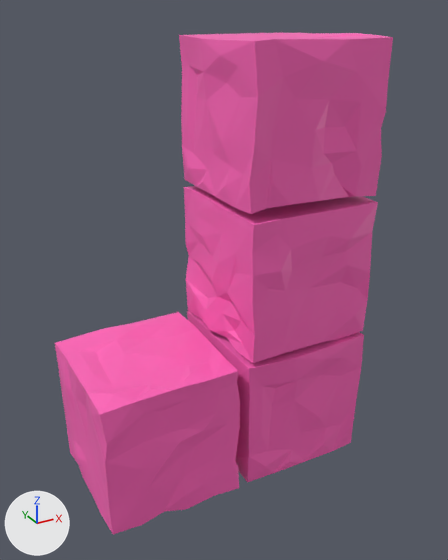
An edit to the FBX model Assets/3DModels/L_tetris.fbx, drawn before and after from the same camera.
Rendered twice from a 50 mm lens placed at (-4.86, -7.27, 5.55), pointed at (-0.94, -0.14, 1.99). Every picture has the same lights, and +X, +Y and +Z are marked at lower left. Where no turn or scale is listed for an object, it has been applied to the vertices.

Script lines for the objects in view, before the commit:
```python
me_mesh = bpy.data.meshes.new('Mesh')
me_mesh.from_pydata(...)  # 163 vertices, 322 faces; spans x -1.05..1.04, y -1.06..1.03, z -1.06..1.06
me_mesh.materials.append(mat_mat2)  # pink #ff65b9
me_mesh_001 = bpy.data.meshes.new('Mesh.001')
me_mesh_001.from_pydata(...)  # 163 vertices, 322 faces; spans x -1.06..1.06, y -1.04..1.05, z -1.06..1.03
me_mesh_001.materials.append(mat_mat2)  # pink #ff65b9
me_mesh_002 = bpy.data.meshes.new('Mesh.002')
me_mesh_002.from_pydata(...)  # 163 vertices, 322 faces; spans x -1.06..1.06, y -1.06..1.05, z -1.06..1.03
me_mesh_002.materials.append(mat_mat2)  # pink #ff65b9
me_mesh_003 = bpy.data.meshes.new('Mesh.003')
me_mesh_003.from_pydata(...)  # 163 vertices, 322 faces; spans x -1.05..1.04, y -1.06..1.06, z -1.06..1.03
me_mesh_003.materials.append(mat_mat2)  # pink #ff65b9
ob_cubo = bpy.data.objects.new('Cubo', me_mesh)
ob_cubo.location = (-2.15, 0.0, 0.0)
ob_cubo_2_2 = bpy.data.objects.new('Cubo_2_2', me_mesh_001)
ob_cubo_2_2.location = (0.0, 0.0, 4.21)
ob_cubo_3_2 = bpy.data.objects.new('Cubo_3_2', me_mesh_002)
ob_cubo_3_2.location = (0.0, 0.0, 2.08)
ob_cubo_5 = bpy.data.objects.new('Cubo_5', me_mesh_003)
ob_cubo_5.location = (0.0, 0.0, 0.0)
```
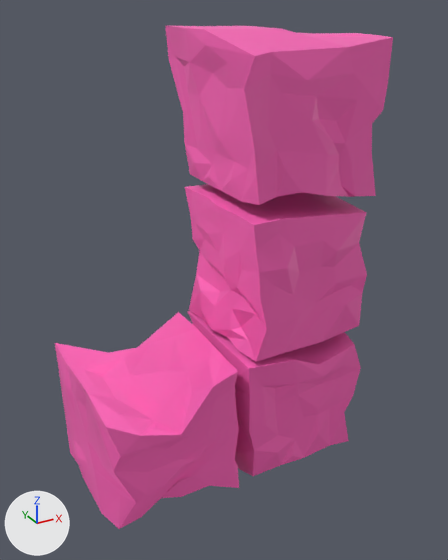
Diff of the bpy script that builds the scene:
```diff
--- a/Assets/3DModels/L_tetris.fbx.py
+++ b/Assets/3DModels/L_tetris.fbx.py
@@ me_mesh @@
 # used by ob_cubo; location = (-2.15, 0.0, 0.0)
-me_mesh.from_pydata(...)  # 163 vertices, 322 faces; spans x -1.05..1.04, y -1.06..1.03, z -1.06..1.06
+me_mesh.from_pydata(...)  # 163 vertices, 322 faces; spans x -1.05..1.04, y -1.07..1.04, z -1.02..1.03
+# me_mesh part 3: 102 of 163 vertices moved; they spanned x -1.02..1.03, y -1.06..1.03, z -1.06..1.06 and now span x -1.01..1.0, y -1.07..1.04, z -1.02..0.99; mean shift (0.0, -0.01, -0.1); largest move (0.03, -1.01, 1.02) -> (0.07, -1.03, 0.3)
 me_mesh.materials.append(mat_mat2)
@@ me_mesh_002 @@
 # used by ob_cubo_3_2; location = (0.0, 0.0, 2.08)
-me_mesh_002.from_pydata(...)  # 163 vertices, 322 faces; spans x -1.06..1.06, y -1.06..1.05, z -1.06..1.03
+me_mesh_002.from_pydata(...)  # 163 vertices, 322 faces; spans x -1.03..1.04, y -1.06..1.05, z -1.05..1.03
+# me_mesh_002 part 5: 120 of 163 vertices moved; they spanned x -1.06..1.06, y -1.06..1.05, z -1.06..1.01 and now span x -1.03..1.03, y -1.06..1.05, z -1.04..1.01; mean shift (0.01, 0.0, -0.01); largest move (0.79, -1.01, -0.69) -> (0.59, -1.03, -0.46)
 me_mesh_002.materials.append(mat_mat2)
@@ me_mesh_003 @@
 # used by ob_cubo_5; location = (0.0, 0.0, 0.0)
-me_mesh_003.from_pydata(...)  # 163 vertices, 322 faces; spans x -1.05..1.04, y -1.06..1.06, z -1.06..1.03
+me_mesh_003.from_pydata(...)  # 163 vertices, 322 faces; spans x -1.05..1.04, y -1.06..1.07, z -1.06..1.02
+# me_mesh_003 part 1: 56 of 163 vertices moved; they spanned x -1.05..1.02, y 0.38..1.06, z -1.04..1.03 and now span x -1.04..0.96, y 0.39..1.07, z -1.03..1.0; mean shift (0.02, 0.01, 0.06); largest move (-0.57, 1.01, 0.48) -> (-0.17, 0.99, 0.3)
+# me_mesh_003 part 2: 46 of 163 vertices moved; they spanned x -1.02..1.04, y -1.06..-0.55, z -1.06..1.02 and now span x -1.0..1.03, y -1.06..-0.55, z -1.06..0.96; mean shift (-0.01, 0.0, 0.07); largest move (0.74, -1.0, -0.57) -> (0.46, -0.99, -0.17)
 me_mesh_003.materials.append(mat_mat2)
@@ me_mesh_001 @@
 # used by ob_cubo_2_2; location = (0.0, 0.0, 4.21)
-me_mesh_001.from_pydata(...)  # 163 vertices, 322 faces; spans x -1.06..1.06, y -1.04..1.05, z -1.06..1.03
+me_mesh_001.from_pydata(...)  # 163 vertices, 322 faces; spans x -1.25..1.06, y -1.03..1.05, z -1.05..1.13
+# me_mesh_001 part 4: 98 of 163 vertices moved; they spanned x -1.06..1.05, y -1.04..1.05, z -1.06..1.02 and now span x -1.25..0.99, y -1.03..1.05, z -1.04..1.13; mean shift (-0.03, 0.0, 0.06); largest move (0.78, -0.99, -0.37) -> (0.5, -1.0, -0.25)
 me_mesh_001.materials.append(mat_mat2)
```

Where the change shows, as pixel boxes (x1, y1, x2, y2) in the pictures (448 x 560 px; the box of a moved part takes in the faces that stretch with it):
'Cubo_2_2', reshaped (7% wider)
    before: (179, 33, 393, 214)
    after: (165, 26, 393, 205)
'Cubo', reshaped
    before: (55, 312, 240, 534)
    after: (55, 312, 239, 529)
'Cubo_3_2', reshaped (6% narrower)
    before: (184, 186, 378, 363)
    after: (185, 184, 367, 362)
'Cubo_5', reshaped
    before: (187, 311, 364, 482)
    after: (187, 311, 361, 476)
part 1 of me_mesh_003, moved or reshaped
    before: (187, 311, 202, 331)
    after: (187, 311, 203, 331)
part 2 of me_mesh_003, moved or reshaped
    before: (235, 332, 364, 482)
    after: (235, 332, 361, 476)
